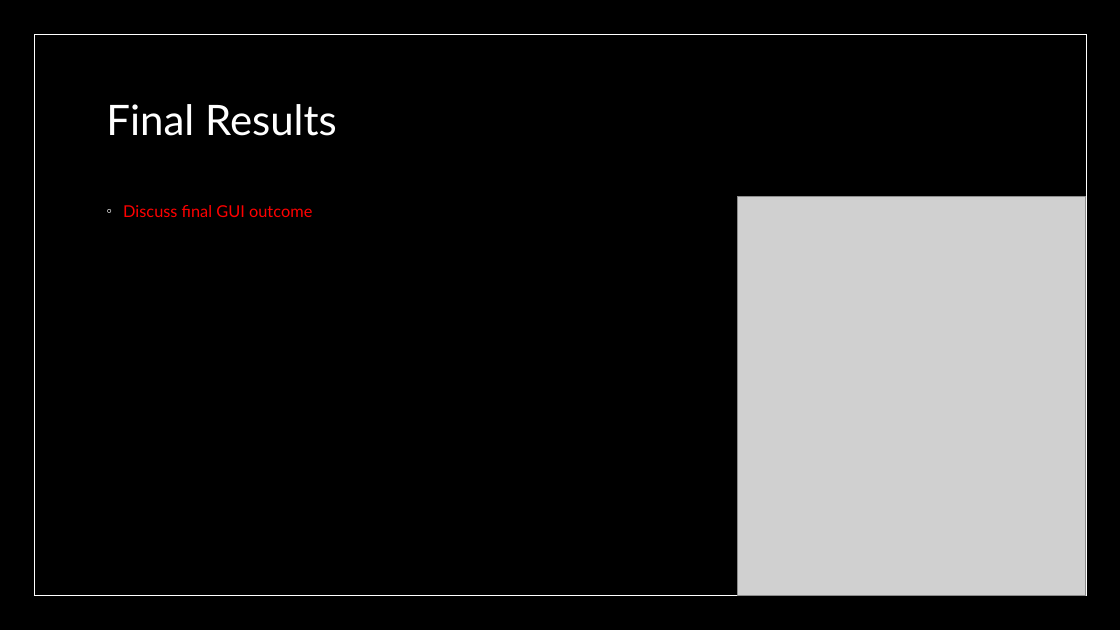
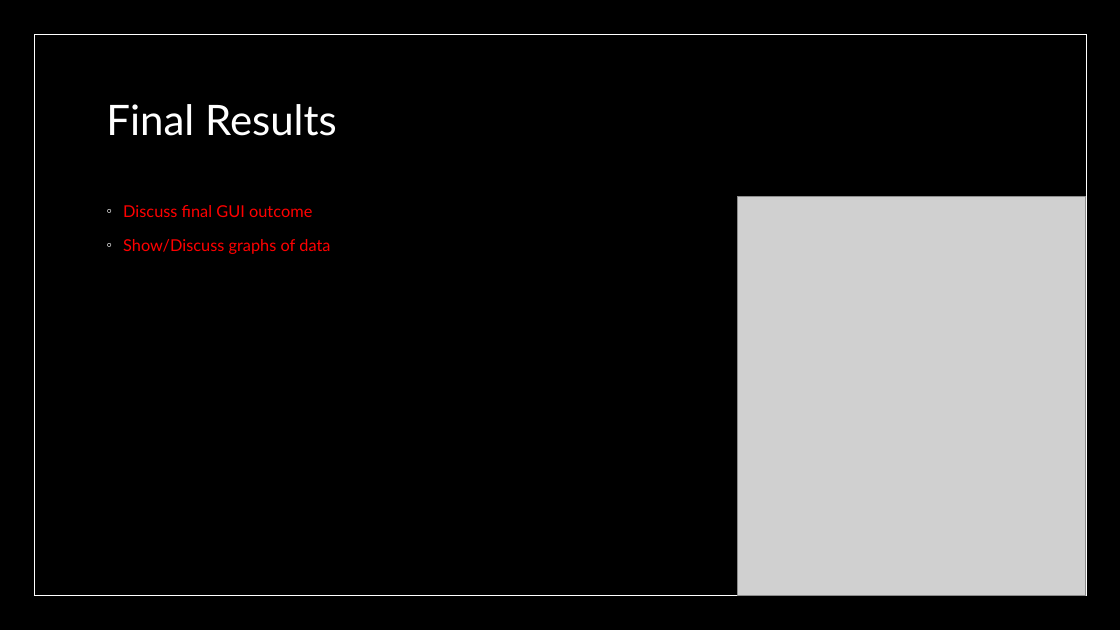
Before and after one commit to IFDL-WSU/Viscous-Droplet-Impact, a slide deck: slide 9 of Final Presentation/MECH417_Team4_FinalPresentation.pptx. Drawn at 1120x630 pixels with LibreOffice and Linux fonts; fonts in the diff are those of the drawing; grey boxes stand for pictures; background and template pictures are left out. Boxes give left, top, right and bottom in pixels: in the first picture for what was removed or moved away, otherwise in the second. Text is boxed around its words. In the diff, an @@ line names an element or a change of style, - is before the commit and + after.

```diff
--- a/Final Presentation/MECH417_Team4_FinalPresentation.pptx
+++ b/Final Presentation/MECH417_Team4_FinalPresentation.pptx
@@ text at (123,239,330,254): paragraph added @@
+◦ Show/Discuss graphs of data
```
Also in this commit, not shown: 5 other slides changed.
